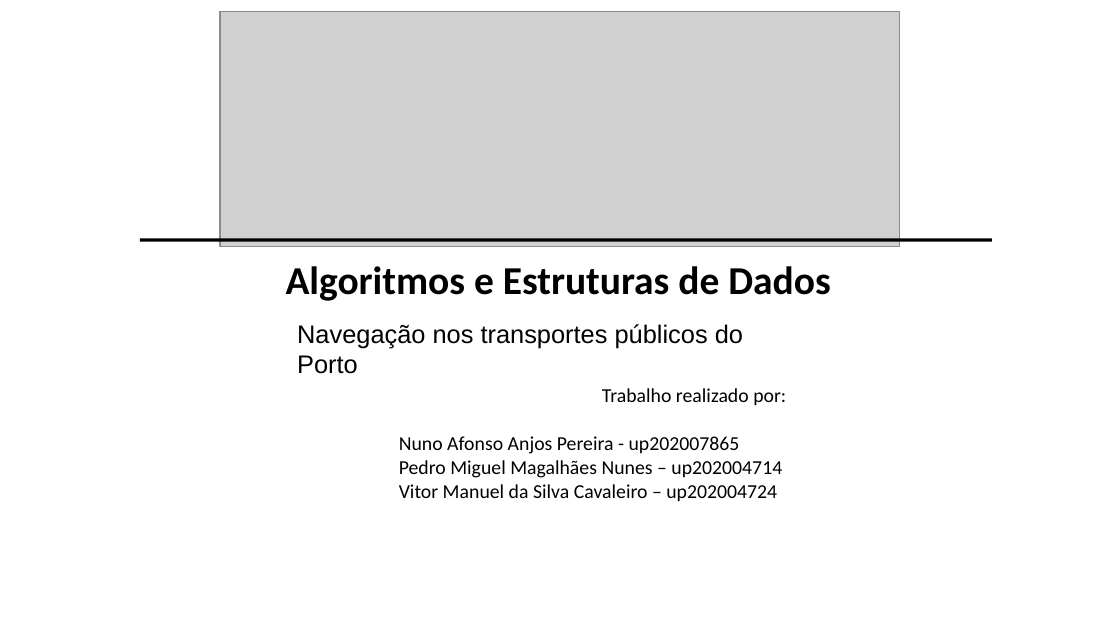
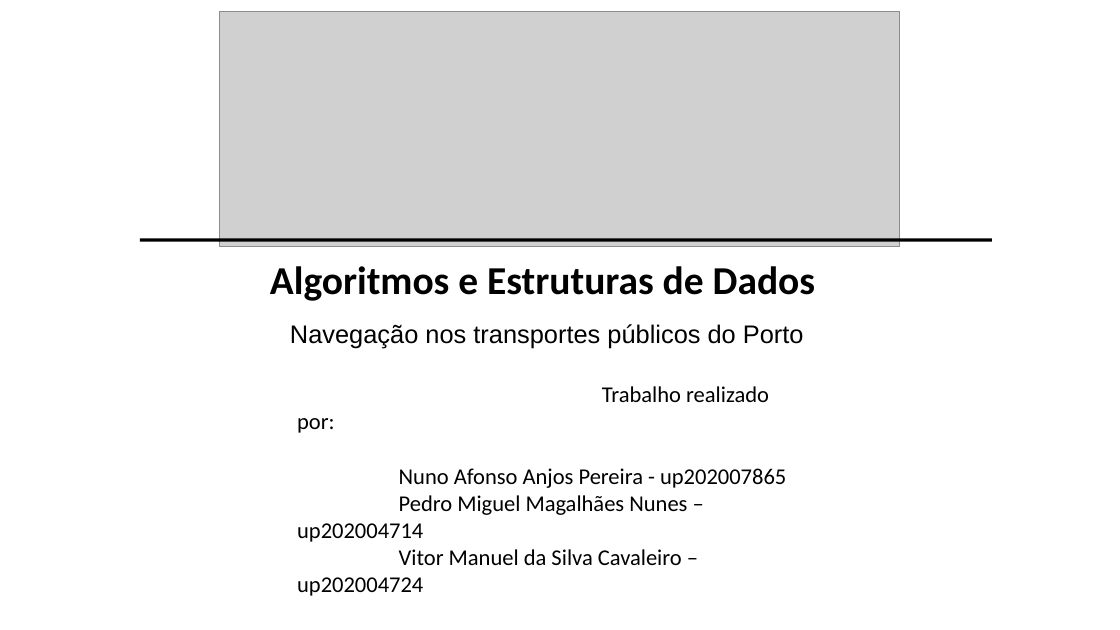
Before and after one commit to Naapperas/feup-aed-proj2, a slide deck: slide 1 of Apresentação.pptx. Drawn at 1120x630 pixels with LibreOffice and Linux fonts; fonts in the diff are those of the drawing; grey boxes stand for pictures. Boxes give left, top, right and bottom in pixels: in the first picture for what was removed or moved away, otherwise in the second. Text is boxed around its words. In the diff, an @@ line names an element or a change of style, - is before the commit and + after.

```diff
--- a/Apresentação.pptx
+++ b/Apresentação.pptx
@@ text "Algoritmos e Estruturas de Dados": place and size @@
-text "Algoritmos e Estruturas de Dados" at (286,266,831,301)
+text "Algoritmos e Estruturas de Dados" at (270,266,816,301)
@@ text "Navegação nos transportes públicos do ..." rewrapped from (297,324,743,374) to (290,324,804,348) @@
@@ text "Trabalho realizado por:" at (297,386,786,596): size 14 to 16 pt @@
```
Also in this commit, not shown: 2 other slides changed, 2 slides added, 1 slide removed.
